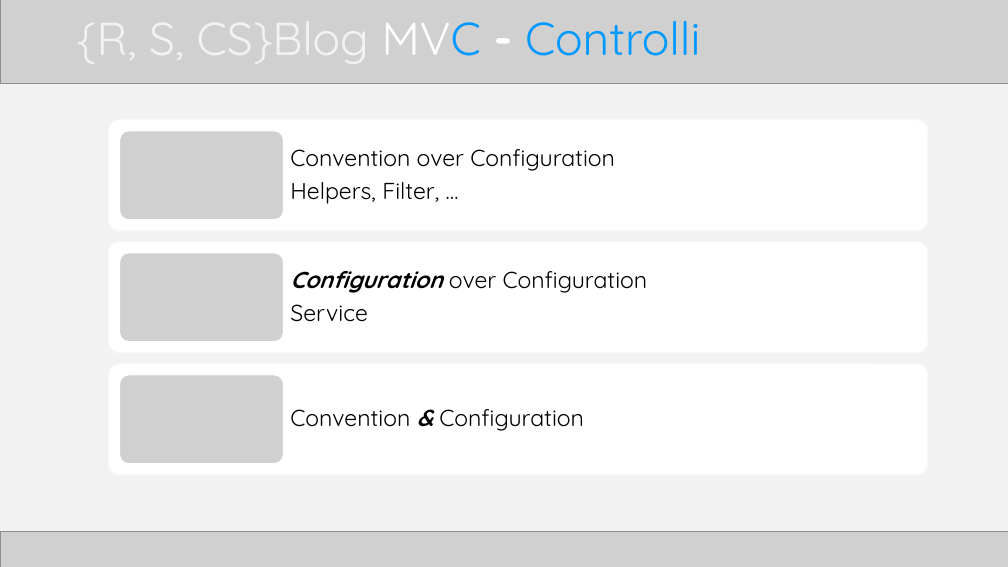
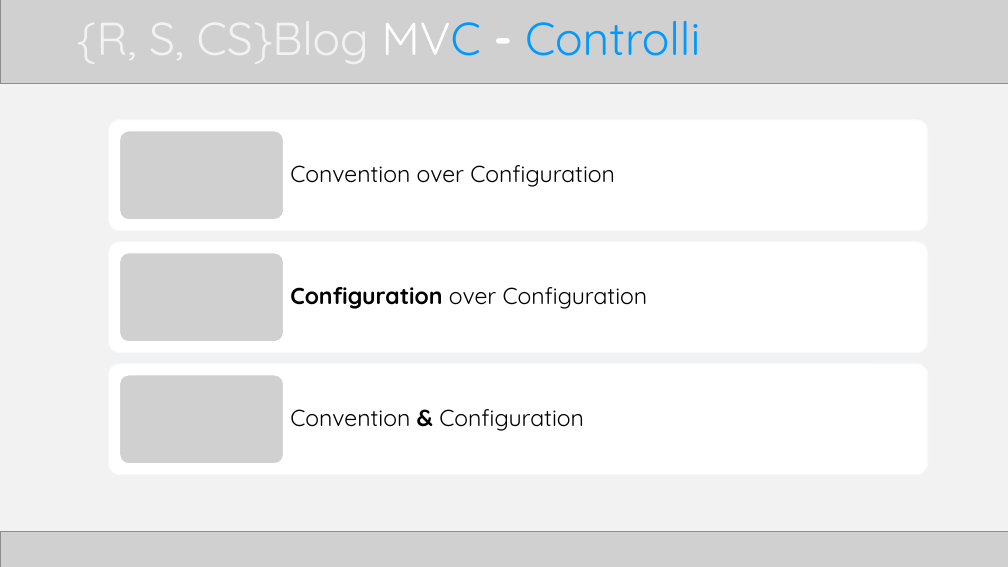
Before and after one commit to TTia/xblog-thesis, a slide deck: slide 8 of Presentazione.pptx. Drawn at 1008x567 pixels with LibreOffice and Linux fonts; fonts in the diff are those of the drawing; grey boxes stand for pictures. Boxes give left, top, right and bottom in pixels: in the first picture for what was removed or moved away, otherwise in the second. Text is boxed around its words. In the diff, an @@ line names an element or a change of style, - is before the commit and + after.

```diff
--- a/Presentazione.pptx
+++ b/Presentazione.pptx
@@ text at box(290, 182, 439, 204): paragraph removed @@
-Helpers, Filter, …
@@ text "Configuration over Configuration" at box(290, 287, 648, 309): italic off in "Configuration" @@
@@ text at box(290, 304, 368, 322): paragraph removed @@
-Service
@@ text "Convention & Configuration" at box(290, 409, 584, 431): italic off in "&" @@
```
Also in this commit, not shown: 8 other slides changed, 4 other files.
